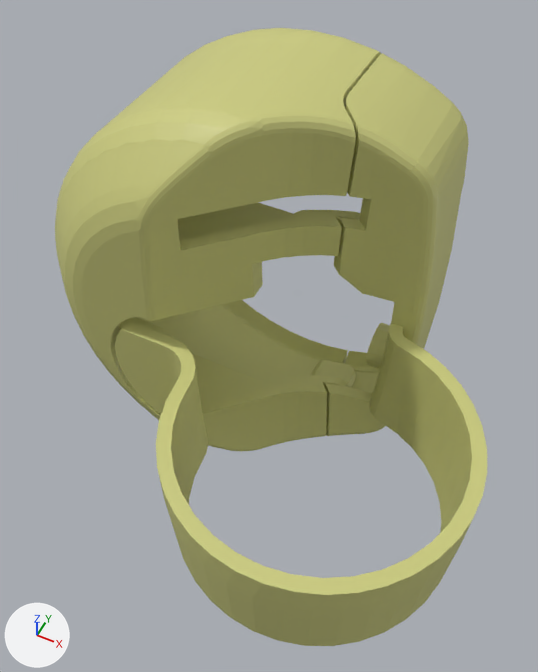
Before and after pictures for a commit that changed the COLLADA model scenes/dae/Body_LEP_vis.dae.
Rendered twice from a 50 mm lens placed at (0.0239, -0.0669, 0.1207), pointed at (-0.0166, 0.014, 0.0196). Every picture has the same lights, and +X, +Y and +Z are marked at lower left. Vertices at the same position are counted once.

Script lines for the objects in view, before the commit:
```python
me_shape0 = bpy.data.meshes.new('shape0')
me_shape0.from_pydata(...)  # 2894 vertices, 5780 faces; spans x -0.065..0.0273, y -0.0272..0.049, z -0.025..0.061
me_shape0.materials.append(mat_vertex_colours)
ob_node = bpy.data.objects.new('node', me_shape0)
ob_node.location = (0.0, 0.0, 0.0)
```
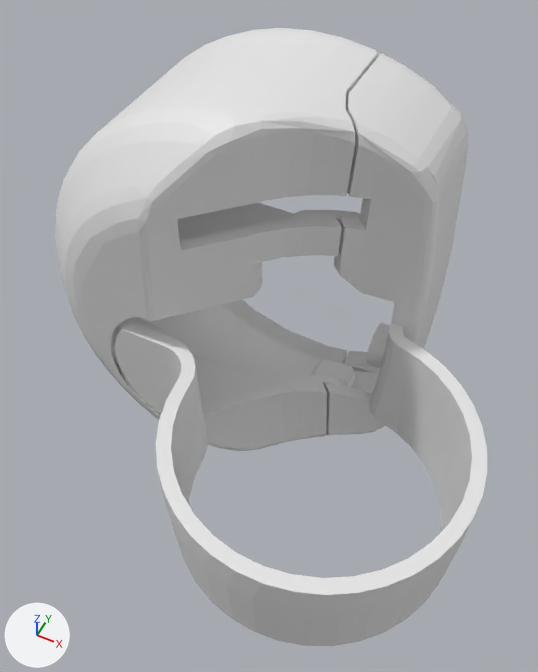
Boxes [x1, y1, x2, y2] around the edits, measured in the pictures (538 x 672 px):
part 1 of me_shape0, deleted (yellow)
    before: [55, 44, 469, 459]
part 2 of me_shape0, deleted
    before: [410, 546, 460, 615]
part 3 of me_shape0, recoloured (beige to white)
    both: [55, 28, 487, 646]

The edits, one by one:
me_shape0 is used by ob_node; location (0.0, 0.0, 0.0).
me_shape0 had 2894 vertices, 5780 faces and spanned x -0.065..0.0273, y -0.0272..0.049, z -0.025..0.061.
me_shape0 now has 1496 vertices, 2958 faces and spans x -0.065..0.0273, y -0.0272..0.049, z -0.025..0.061.
me_shape0 part 1: 1396 vertices removed from x -0.0626..0.007, y 0.0002..0.049, z -0.025..0.061.
me_shape0 part 2: 2 vertices removed from x 0.0249..0.026, y -0.0088..-0.0045, z -0.0047.
me_shape0 part 3: 1841 faces spanning x -0.065..0.0273, y -0.0272..0.049, z -0.025..0.061 switch from mat_vertex_colours to no material.
